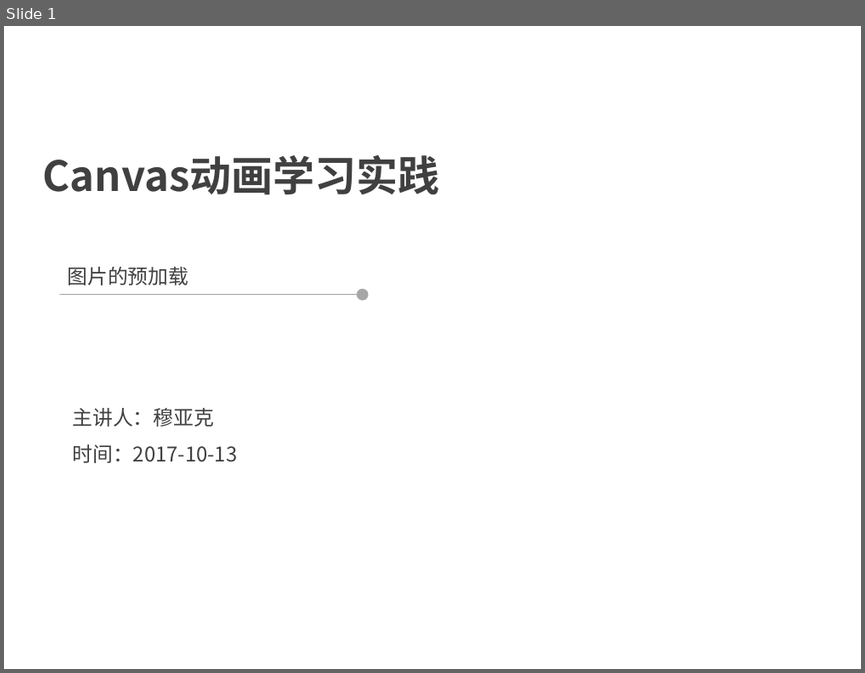
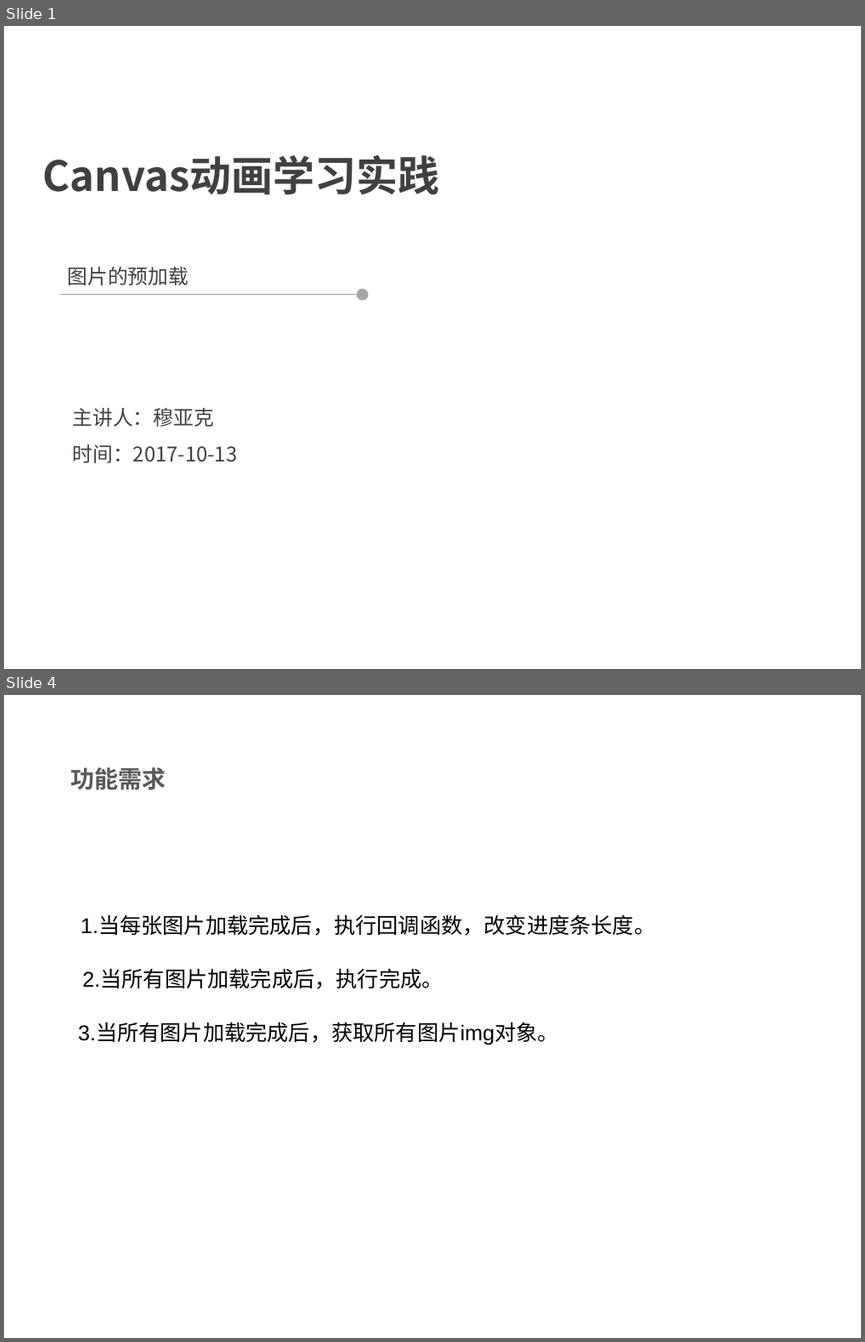
Before and after one commit to muyake/muyake.github.io, a slide deck: js/preload/穆亚克.ppt. Shown one above the other, each under a label of ours: slide 1 before the commit, slides 1 and 4 after it; the slides between them are not shown. The pictures are 865x673 and 865x1342 pixels, drawn with LibreOffice and Linux fonts; fonts in the diff are those of the drawing; background and template pictures are left out. Boxes give left, top, right and bottom in pixels: in the first picture for what was removed or moved away, otherwise in the second. Text is boxed around its words. In the diff, an @@ line names an element or a change of style, - is before the commit and + after.

```diff
--- a/js/preload/穆亚克.ppt
+++ b/js/preload/穆亚克.ppt
@@ slide 4 added at box(4, 695, 861, 1338), background picture (left out) @@
@@ text added at box(70, 767, 166, 790), 20 pt, text #595959, bold @@
+功能需求
@@ text added at box(80, 915, 655, 936), 18 pt, text #000000 @@
+1.当每张图片加载完成后，执行回调函数，改变进度条长度。
@@ text added at box(82, 970, 443, 989), 18 pt, text #000000 @@
+2.当所有图片加载完成后，执行完成。
@@ text added at box(78, 1023, 559, 1045), 18 pt, text #000000 @@
+3.当所有图片加载完成后，获取所有图片img对象。
```
Also in this commit, not shown: 6 other slides added, 5 slides removed, 2 other files.
